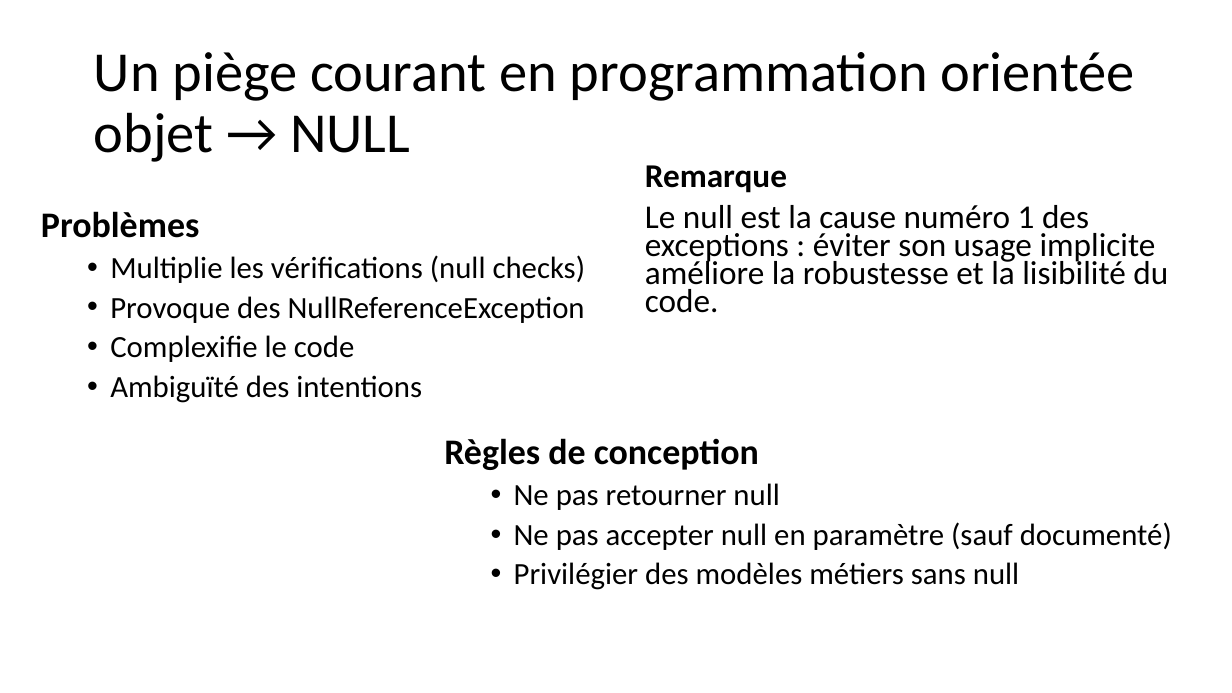
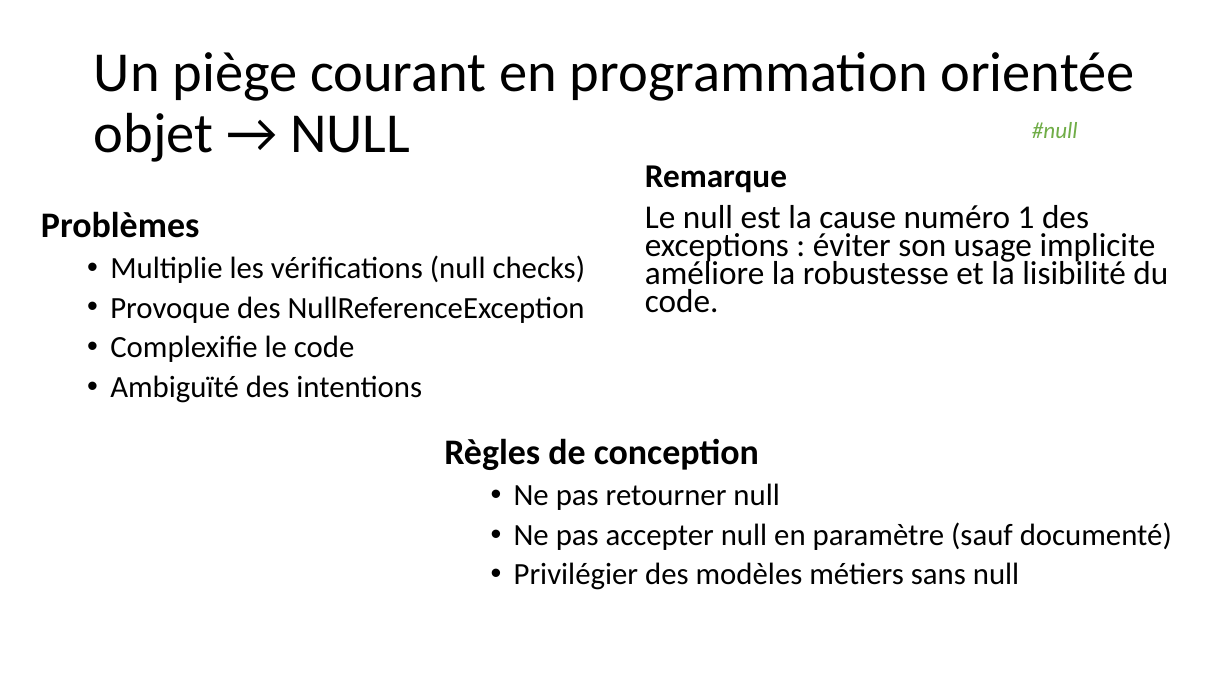
Before and after one commit to martin-chone/elegant-objects, a slide deck: slide 3 of Elegant_Objects.pptx. Drawn at 1232x693 pixels with LibreOffice and Linux fonts; fonts in the diff are those of the drawing. Boxes give left, top, right and bottom in pixels: in the first picture for what was removed or moved away, otherwise in the second. Text is boxed around its words. In the diff, an @@ line names an element or a change of style, - is before the commit and + after.

```diff
--- a/Elegant_Objects.pptx
+++ b/Elegant_Objects.pptx
@@ text added at (1032, 122, 1078, 138), 18 pt, text #70AD47, italic @@
+#null
```
Also in this commit, not shown: 3 other slides changed, 1 slide added, 5 other files.
